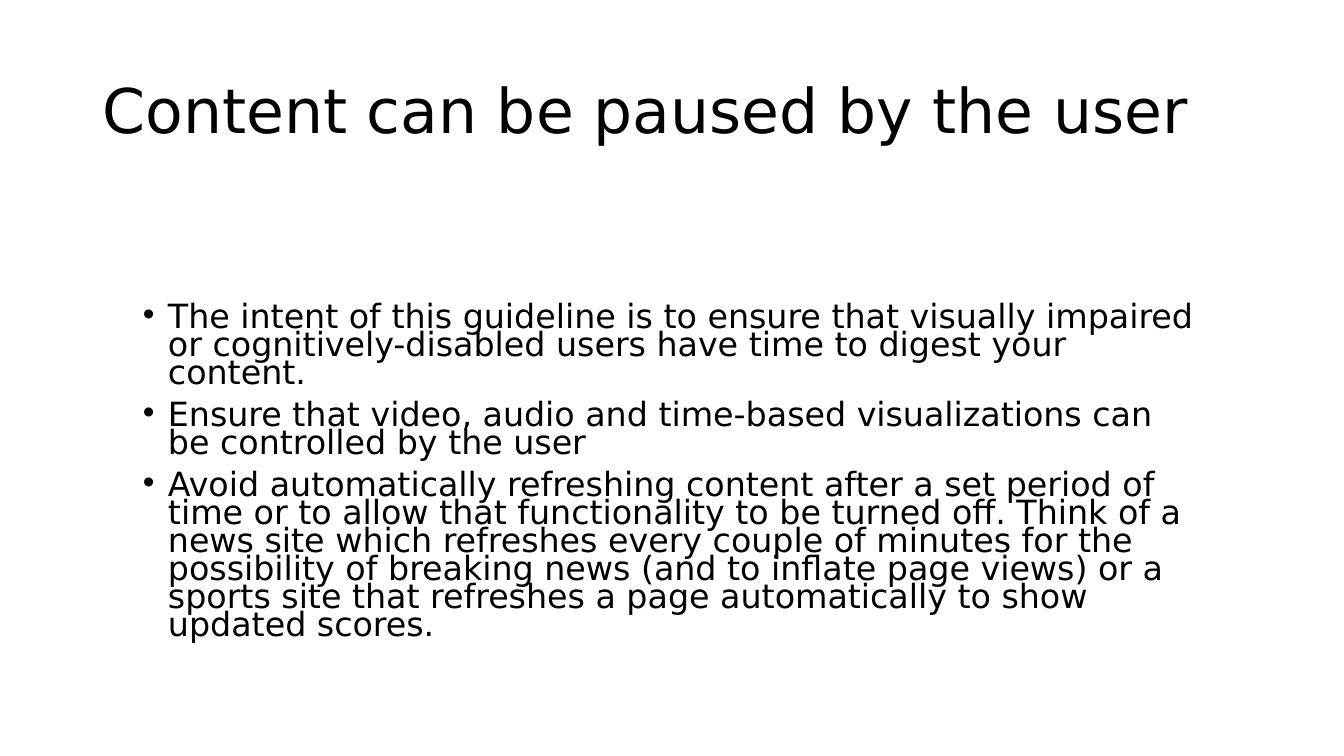
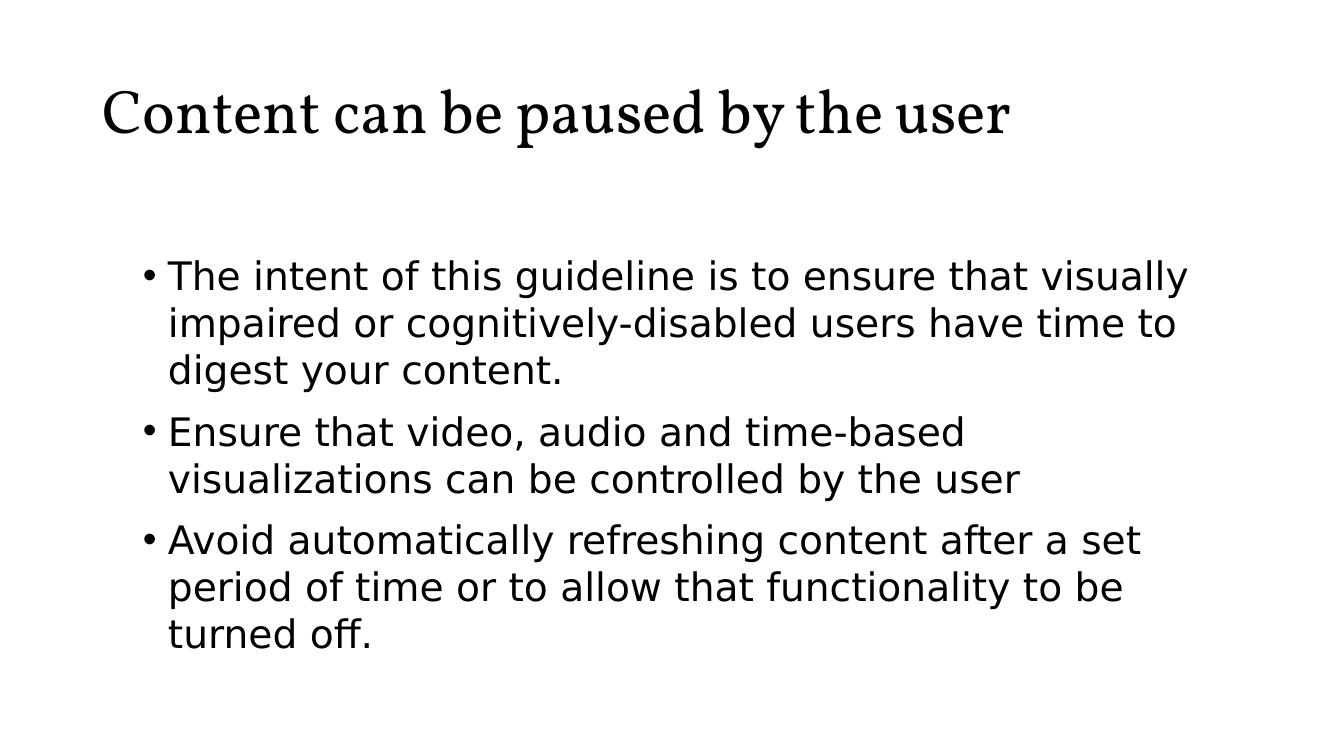
Before and after one commit to roblarsen/rob-larsen-presentations, a slide deck: slide 38 of wild-world-web.pptx (slide 33 before the commit). Drawn at 1344x756 pixels with LibreOffice and Linux fonts; fonts in the diff are those of the drawing; background and template pictures are left out. Boxes give left, top, right and bottom in pixels: in the first picture for what was removed or moved away, otherwise in the second. Text is boxed around its words. In the diff, an @@ line names an element or a change of style, - is before the commit and + after.

```diff
--- a/wild-world-web.pptx
+++ b/wild-world-web.pptx
@@ title "Content can be paused by ..." at (x1=102, y1=89, x2=1012, y2=149): font DejaVu Sans to Vollkorn @@
@@ text at (x1=168, y1=260, x2=1189, y2=501): size 23.8 to 28 pt in "The intent of this guideline is to ...", "Ensure that video, audio and time-based visualizations ..."; line spacing 0.7 to 1 @@
@@ text at (x1=168, y1=524, x2=1141, y2=649): text changed; size 23.8 to 28 pt @@
-• Avoid automatically refreshing content after a set period of time or to allow that functionality to be turned off. Think of a news site which refreshes every couple of minutes for the possibility of breaking news (and to inflate page views) or a sports site that refreshes a page automatically to show updated scores.
+• Avoid automatically refreshing content after a set period of time or to allow that functionality to be turned off.
```
Also in this commit, not shown: 29 other slides changed, 10 slides added, 3 slides removed.
